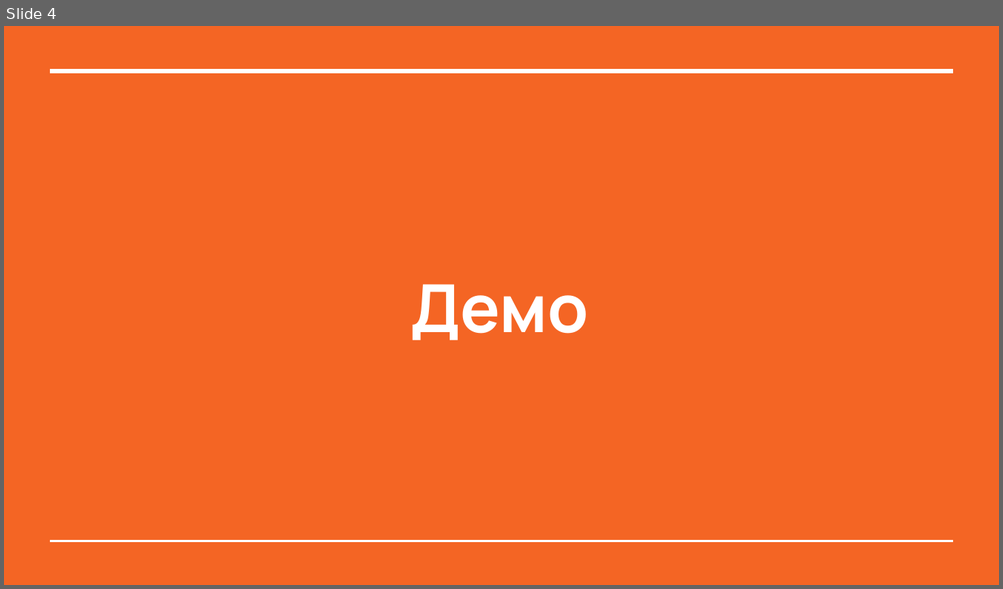
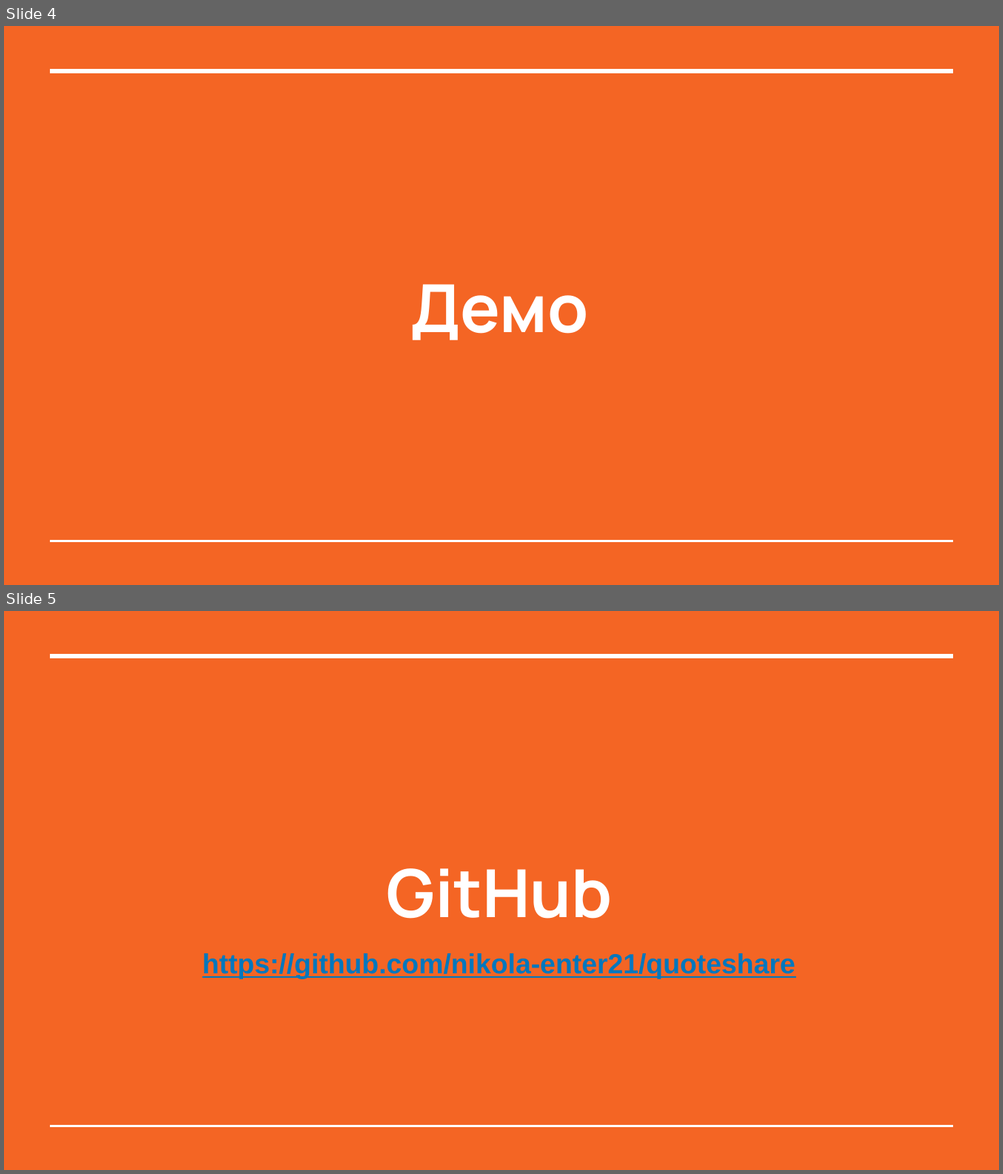
Before and after one commit to nikola-enter21/php-project, a slide deck: documentation/presentation/QuoteShare Presentation Final.pptx. Shown one above the other, each under a label of ours: slide 4 before the commit, slides 4 and 5 after it. The pictures are 1003x589 and 1003x1174 pixels, drawn with LibreOffice and Linux fonts; fonts in the diff are those of the drawing. Boxes give left, top, right and bottom in pixels: in the first picture for what was removed or moved away, otherwise in the second. Text is boxed around its words. In the diff, an @@ line names an element or a change of style, - is before the commit and + after.

Commit message:
Showcase github repo

```diff
--- a/documentation/presentation/QuoteShare Presentation Final.pptx
+++ b/documentation/presentation/QuoteShare Presentation Final.pptx
@@ slide 5 added at (4,611,999,1170), background #F46524; not listed: 2 template elements that a slide beside it also shows @@
@@ title added at (387,869,612,919), 48 pt, text #FFFFFF, bold @@
+GitHub
@@ text added at (202,954,795,980), 20 pt, text #0277BD, bold, underline @@
+https://github.com/nikola-enter21/quoteshare
```
Also in this commit, not shown: 3 other files.
